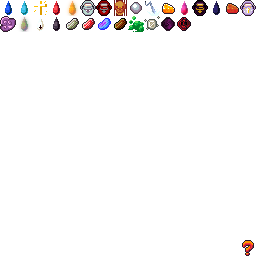
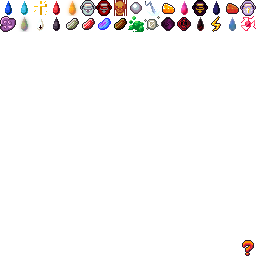
The second (256, 256) image is a revision of the first. Changes to its layers:
painted on "Pasted Layer" over (241, 16, 256, 31)
painted on "ParticleIconTileSet.png" over (195, 16, 254, 32)